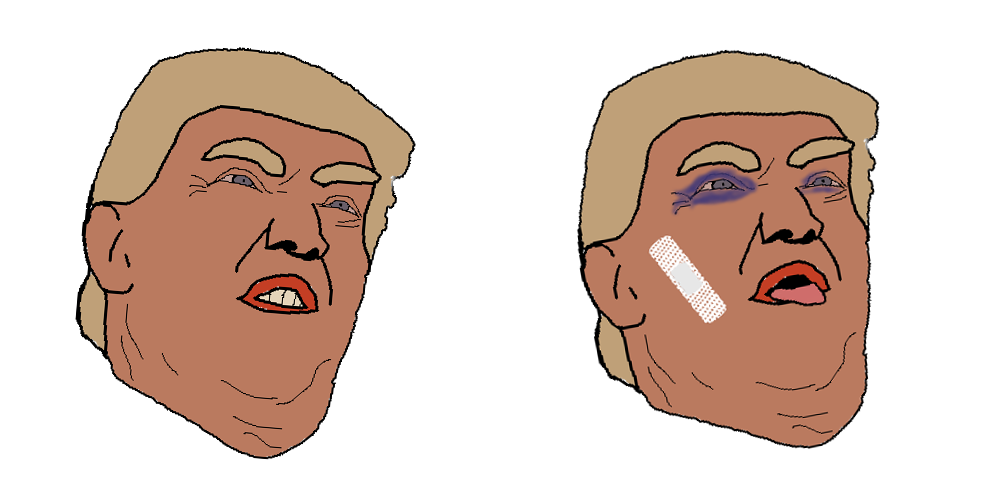
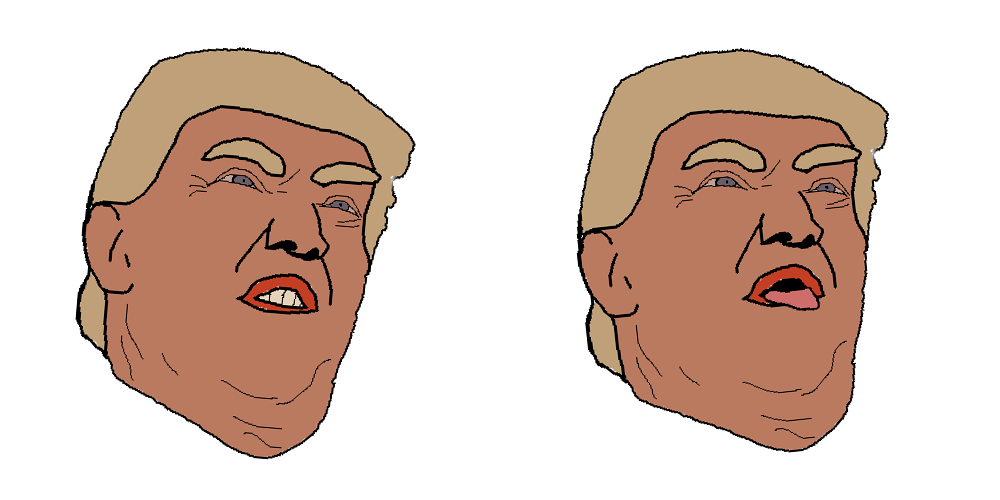
Layers edited between the first and the second (1000, 500) image:
added layer "Pasted Layer" above "Whack_001" over (576, 48, 890, 453)
hid "Whack_001_hit" over (576, 49, 880, 449)
